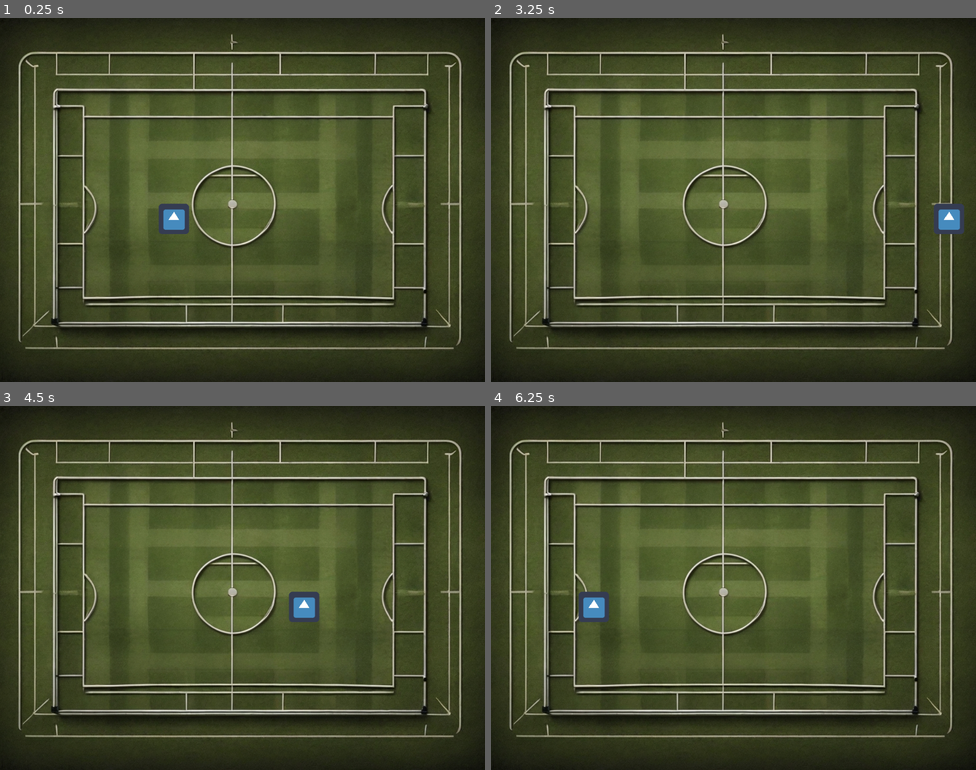
Above: before the commit, frames 1-4 (two rows, left to right).
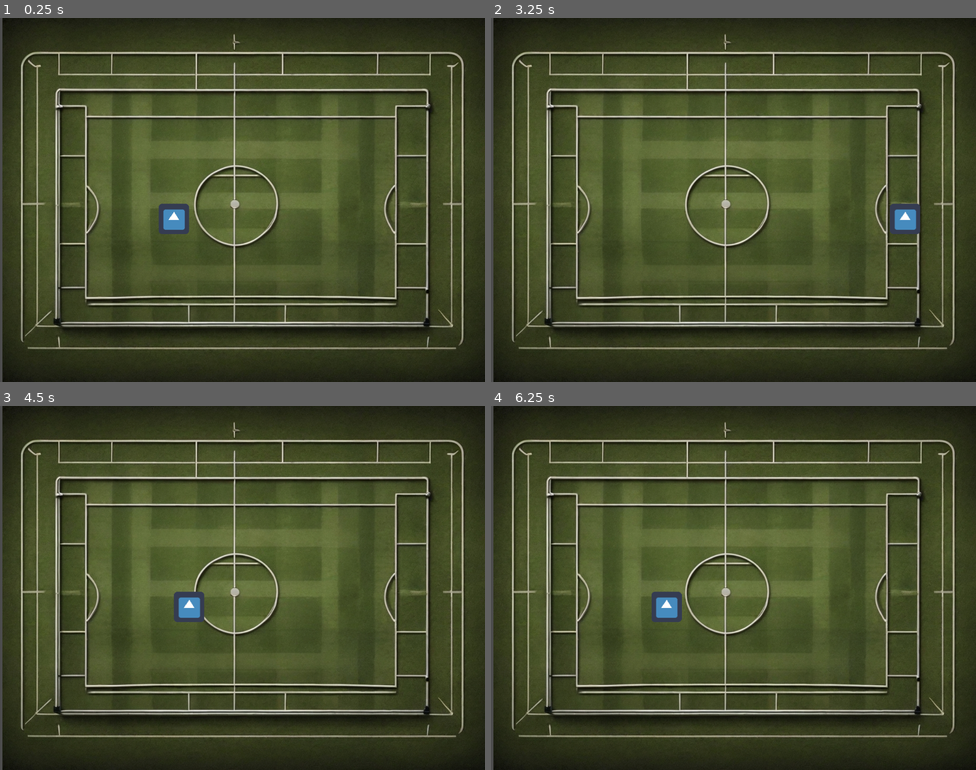
Above: after the commit, the same moments.

Repository: lovetocode/simplesoccer2d
Game: Godot game, scene res://Game.tscn
The game is run twice, just before and just after one commit, with the same random seed, the same clock (stepped at 60 frames per second) and the same inputs. The engine's default icon, where the game draws it, is replaced by a stand-in: a white triangle on a blue panel in a dark square.
Inputs:
- Up to frame 1 (0.25 s): no input
- Up to frame 2 (3.25 s): tap Enter at 0.5 s; hold D (right) 0.53-1.28 s; hold A (left) 1.28-2.03 s; hold D (right) from 2.03 s (still down)
- Up to frame 3 (4.5 s): release D (right) at 3.53 s; hold A (left) from 3.53 s (still down)
- Up to frame 4 (6.25 s): release A (left) at 5.78 s; hold D (right) from 5.78 s (still down)

The runs differ from the first frame. In frame 1, 8.2% of the frame differs, in the area x 0-96%, y 0-100%; in frame 2, 9.0%; in frame 3, 9.2%; in frame 4, 9.2%.

Commit message:
Fixed wall collision

Diff:
--- a/simplesoccer2d/Game.tscn
+++ b/simplesoccer2d/Game.tscn
@@ -1,50 +1,46 @@
-[gd_scene load_steps=7 format=2]
+[gd_scene load_steps=5 format=2]
 
 [ext_resource path="res://Assets/Leonardo_Diffusion_XL_A_2d_soccer_field_with_lines_and_goals_t_0.jpg" type="Texture" id=1]
 [ext_resource path="res://scenes/Player.tscn" type="PackedScene" id=2]
 
 [sub_resource type="RectangleShape2D" id=1]
-extents = Vector2( 554, 40.5 )
+extents = Vector2( 59.5, 367 )
 
 [sub_resource type="RectangleShape2D" id=2]
-extents = Vector2( 568, 63.5 )
-
-[sub_resource type="RectangleShape2D" id=3]
-extents = Vector2( 56, 354.5 )
-
-[sub_resource type="RectangleShape2D" id=4]
-extents = Vector2( 68.5, 424 )
+extents = Vector2( 458.5, 55.625 )
 
 [node name="Game" type="Node2D"]
 
 [node name="SoccerField" type="TextureRect" parent="."]
-margin_right = 40.0
-margin_bottom = 40.0
+margin_left = 5.0
+margin_right = 1029.0
+margin_bottom = 768.0
 texture = ExtResource( 1 )
 
-[node name="TopWall" type="RigidBody2D" parent="."]
+[node name="LeftWall" type="StaticBody2D" parent="."]
 
-[node name="TopWallCollision" type="CollisionShape2D" parent="TopWall"]
-position = Vector2( 507, 30.5 )
+[node name="CollisionShape2D" type="CollisionShape2D" parent="LeftWall"]
+position = Vector2( 55, 427 )
 shape = SubResource( 1 )
 
-[node name="BottomWall" type="RigidBody2D" parent="."]
+[node name="TopWall" type="StaticBody2D" parent="."]
 
-[node name="BottomWallCollision" type="CollisionShape2D" parent="BottomWall"]
-position = Vector2( 528, 759.5 )
+[node name="CollisionShape2D" type="CollisionShape2D" parent="TopWall"]
+position = Vector2( 541, 90 )
 shape = SubResource( 2 )
 
-[node name="LeftWall" type="RigidBody2D" parent="."]
+[node name="BottomWall" type="StaticBody2D" parent="."]
 
-[node name="CollisionShape2D" type="CollisionShape2D" parent="LeftWall"]
-position = Vector2( -15, 389.5 )
-shape = SubResource( 3 )
+[node name="BottomWall" type="CollisionShape2D" parent="BottomWall"]
+position = Vector2( 546, 710 )
+shape = SubResource( 2 )
 
-[node name="RightWall" type="RigidBody2D" parent="."]
+[node name="RightWall" type="StaticBody2D" parent="."]
 
-[node name="RightWallCollision" type="CollisionShape2D" parent="RightWall"]
-position = Vector2( 1041.5, 427 )
-shape = SubResource( 4 )
+[node name="RightWall" type="CollisionShape2D" parent="RightWall"]
+position = Vector2( 962, 398 )
+rotation = 1.5708
+shape = SubResource( 2 )
 
 [node name="Player" parent="." instance=ExtResource( 2 )]
 position = Vector2( 367, 424 )
--- a/simplesoccer2d/scenes/Player.tscn
+++ b/simplesoccer2d/scenes/Player.tscn
@@ -4,7 +4,7 @@
 [ext_resource path="res://scenes/Player.gd" type="Script" id=2]
 
 [sub_resource type="RectangleShape2D" id=1]
-extents = Vector2( 30.5, 31 )
+extents = Vector2( 31.5, 32 )
 
 [node name="Player" type="KinematicBody2D"]
 script = ExtResource( 2 )
@@ -13,5 +13,5 @@
 texture = ExtResource( 1 )
 
 [node name="CollisionShape2D" type="CollisionShape2D" parent="."]
-position = Vector2( 0.5, 1 )
+position = Vector2( 0.5, 0 )
 shape = SubResource( 1 )
